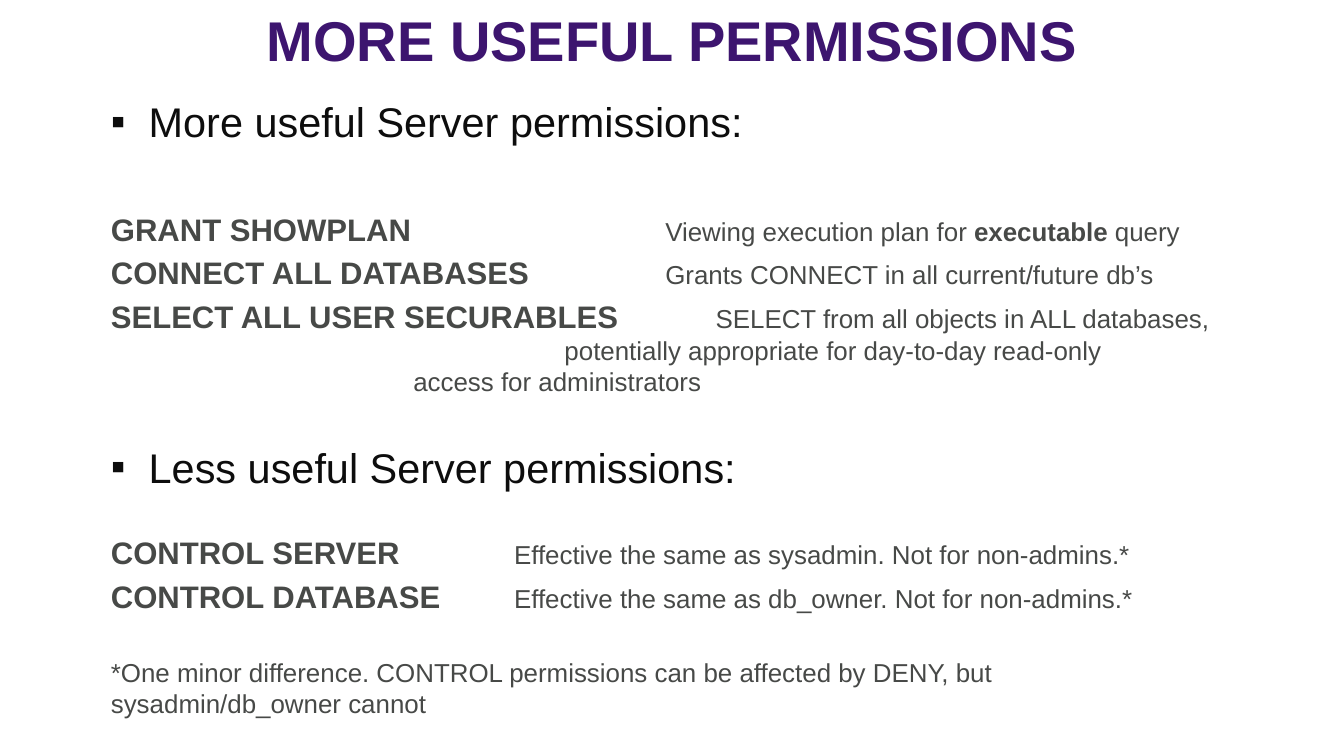
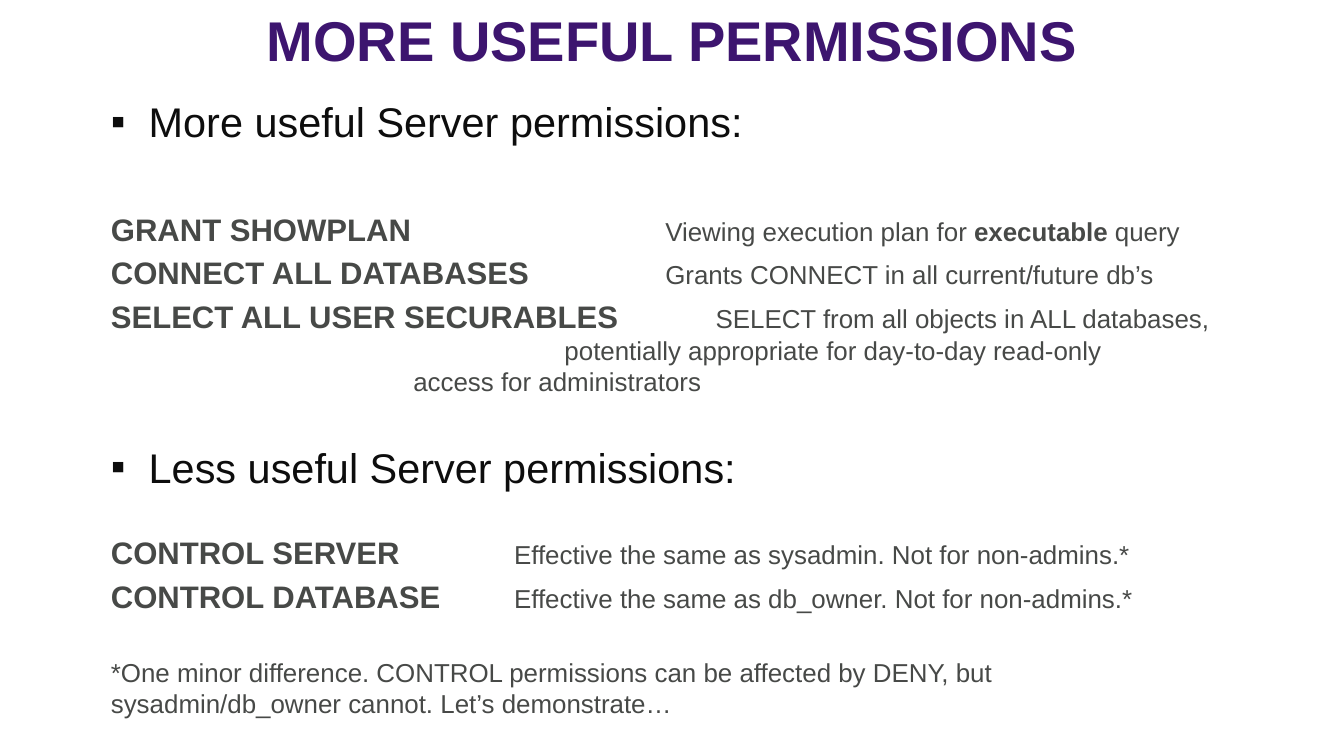
Before and after one commit to williamadba/Public-Presentations, a slide deck: slide 37 of SQLSat Dallas 2019/SQLSat Dallas 2019 SQL Security Principals and Permissions 101.pptx (slide 36 before the commit). Drawn at 1344x756 pixels with LibreOffice and Linux fonts; fonts in the diff are those of the drawing. Boxes give left, top, right and bottom in pixels: in the first picture for what was removed or moved away, otherwise in the second. Text is boxed around its words. In the diff, an @@ line names an element or a change of style, - is before the commit and + after.

```diff
--- a/SQLSat Dallas 2019/SQLSat Dallas 2019 SQL Security Principals and Permissions 101.pptx
+++ b/SQLSat Dallas 2019/SQLSat Dallas 2019 SQL Security Principals and Permissions 101.pptx
@@ text at (111,663,992,719): text changed @@
-*One minor difference. CONTROL permissions can be affected by DENY, but sysadmin/db_owner cannot
+*One minor difference. CONTROL permissions can be affected by DENY, but sysadmin/db_owner cannot. Let’s demonstrate…
```
Also in this commit, not shown: 7 other slides changed, 1 slide added, 5 other files.
